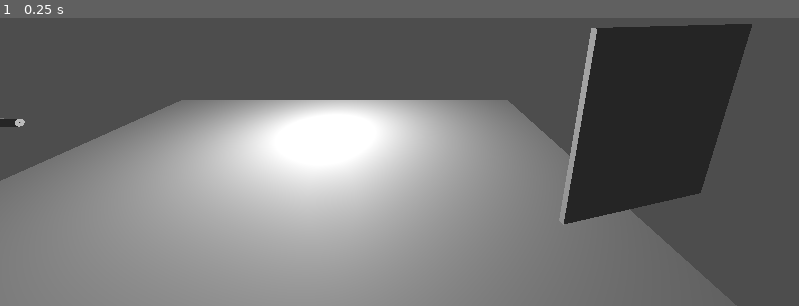
Above: before the commit, frame 1.
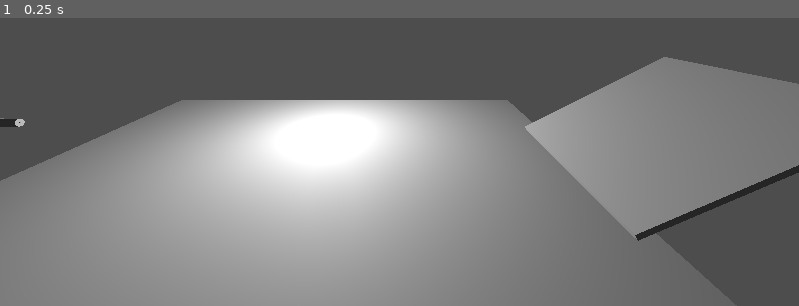
Above: after the commit, the same moment.

Repository: KrzysztofSieczkiewicz/Godot-ArmorPenetrationTest
Game: Godot game, scene res://Main.tscn
Two runs of this game, one before a commit and one after it. Both use one fixed random seed, a clock stepped at 60 frames per second and the inputs below.
Inputs:
- Up to frame 1 (0.25 s): no input

The runs differ from the first frame. In frame 1, 17% of the frame differs, in the area x 65-100%, y 2-78%.

Commit message:
implemented penetration chance for given angle range

Diff:
--- a/Main.tscn
+++ b/Main.tscn
@@ -30,7 +30,7 @@
 transform = Transform3D(1, 0, 0, 0, 1, 0, 0, 0, 1, 0, 3, 8)
 
 [node name="Armor" parent="." instance=ExtResource("2_uu6xs")]
-transform = Transform3D(0.25881904, 0, -0.9659257, 0, 0.99999976, 0, 0.9659257, 0, 0.25881904, 0, 2.9721012, -10)
+transform = Transform3D(1, 0, 7.351371e-08, -6.366474e-08, 0.49999985, 0.86602545, -3.6756852e-08, -0.86602527, 0.49999997, 0, 2.9721012, -10)
 
 [node name="Camera3D" type="Camera3D" parent="."]
 transform = Transform3D(-4.222196e-08, -0.25881907, 0.9659258, -1.131334e-08, 0.9659259, 0.25881907, -1, 8.881784e-16, -4.371139e-08, 7.065508, 6, -3.3647938)
--- a/Projectile/Projectile_AP.gd
+++ b/Projectile/Projectile_AP.gd
@@ -1,6 +1,6 @@
 extends CharacterBody3D
 
-@export var MUZZLE_VELOCITY: float= 1000.0;
+@export var MUZZLE_VELOCITY: float= 50.0;
 @export var MASS: float = 6.79;
 @export var DRAG_FACTOR: float = 0.005; # Note: DRAG_FACTOR replaces the complex (1/2 * rho * A * C_d) physics term
 
@@ -44,22 +44,29 @@
 func _handle_collision(collision_info: KinematicCollision3D) -> void:
 	var impact_velocity_norm: Vector3 = velocity.normalized()
 	var surface_normal: Vector3 = collision_info.get_normal()
-	push_error("normalized velocity vector: %s" % impact_velocity_norm)
-	push_error("surface normal vector: %s" % surface_normal)
+	#push_error("normalized velocity vector: %s" % impact_velocity_norm)
+	#push_error("surface normal vector: %s" % surface_normal)
 
 	var impact_angle_radians = _measure_collision_radian(impact_velocity_norm, surface_normal)
 
 	push_warning("IMPACT ANGLE: %s" % impact_angle_radians)
 	if impact_angle_radians > MIN_RICOCHET_RAD:
 		push_warning("SHELL RICOCHETS")
-		ricochet_calculator.get_reflection_velocity(velocity, surface_normal)
+		velocity = ricochet_calculator.get_reflection_velocity(velocity, surface_normal)
+
 	elif impact_angle_radians >= MAX_RICOCHET_RAD and impact_angle_radians < MIN_RICOCHET_RAD:
 		push_warning("SHELL HAS A CHANCE TO RICOCHET")
+		if ricochet_calculator.randomize_ricochet(MIN_RICOCHET_RAD, MAX_RICOCHET_RAD, impact_angle_radians):
+			velocity = ricochet_calculator.get_reflection_velocity(velocity, surface_normal)
+			push_warning("GOOD LUCK - SHELL RICOCHETED")
+		else:
+			push_warning("POOR LUCK - SHELL HIT")
+			collider_probe.probe_thickness(impact_velocity_norm)
+			queue_free()
 	else:
 		push_warning("SHELL HITS")
-
-	collider_probe.probe_thickness(impact_velocity_norm)
-	queue_free()
+		collider_probe.probe_thickness(impact_velocity_norm)
+		queue_free()
 
 
 func _measure_collision_radian(impact_velocity: Vector3, surface_normal: Vector3) -> float:
--- a/Projectile/RicochetCalculator.gd
+++ b/Projectile/RicochetCalculator.gd
@@ -22,3 +22,9 @@
 
 	var reflected_velocity_vector: Vector3 = impact_velocity - (2 * armor_hardness_coefficient * vector_projection)
 	return reflected_velocity_vector
+
+func randomize_ricochet(min_chance_radians: float, max_chance_radians: float, impact_radians: float) -> bool:
+	var probability_on_impact: float = (impact_radians - min_chance_radians) / (max_chance_radians - min_chance_radians)
+	var randomized_chance: float = randf()
+
+	return probability_on_impact > randomized_chance
